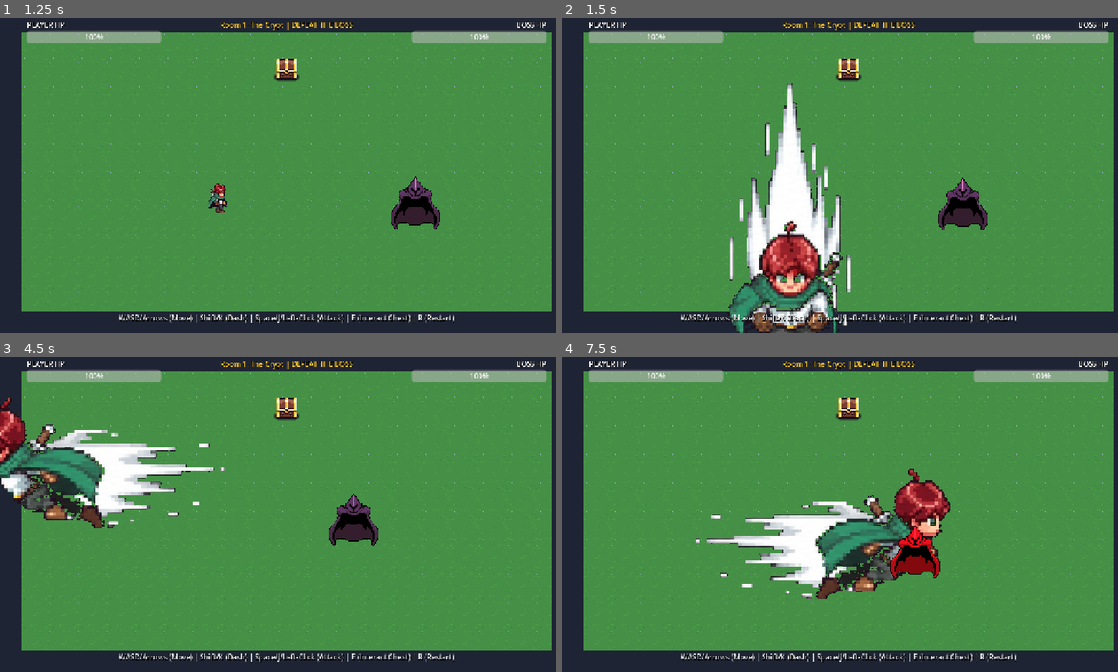
Above: before the commit, frames 1-4 (two rows, left to right).
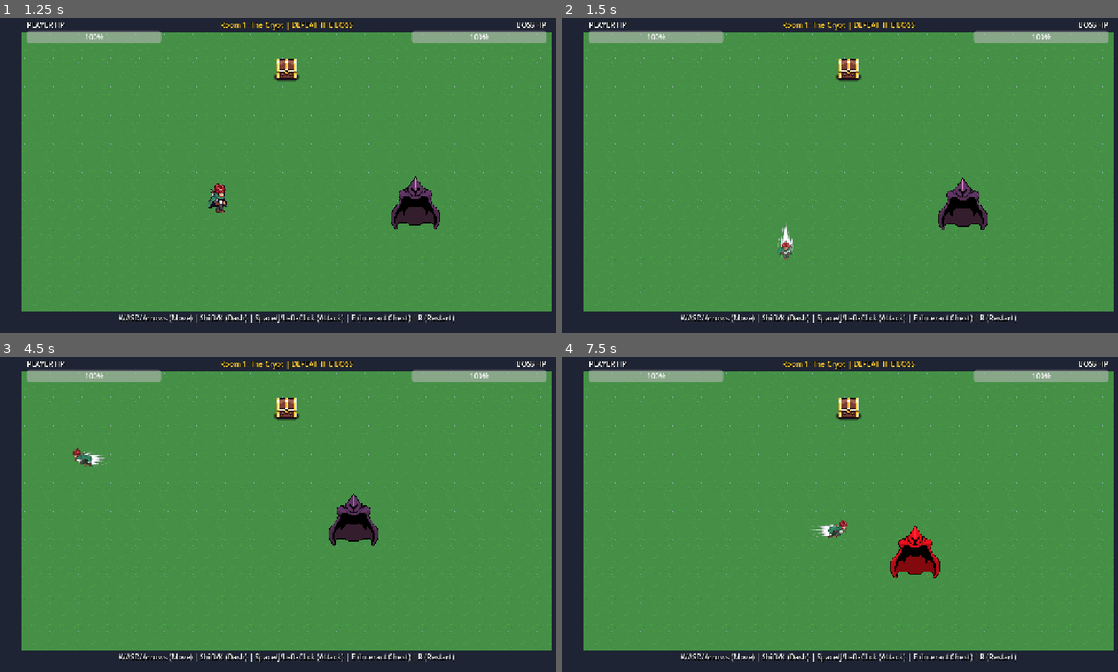
Above: after the commit, the same moments.

Repository: dakshshrivastava2025/SkillIssue.exe
Game: Godot game, scene res://scenes/main.tscn
Two runs of this game, one before a commit and one after it. Both use one fixed random seed, a clock stepped at 60 frames per second and the inputs below.
Inputs:
- Up to frame 1 (1.25 s): tap Enter at 0.5 s; hold Right (move_right) from 0.53 s (still down); tap J (attack) at 0.6 s
- Up to frame 2 (1.5 s): release Right (move_right) at 1.28 s; hold Down (move_down) from 1.28 s (still down); tap Shift (dash) at 1.35 s
- Up to frame 3 (4.5 s): release Down (move_down) at 2.03 s; hold Right (move_right) 2.03-2.78 s; tap one key every 0.75 s from 2.1 s: R E J (attack) Shift (dash); hold Up (move_up) 2.78-3.53 s; hold Left (move_left) from 3.53 s (still down)
- Up to frame 4 (7.5 s): release Left (move_left) at 5.03 s; hold Down (move_down) 5.03-5.78 s; tap one key every 0.75 s from 5.1 s: R E J (attack) Shift (dash); hold Right (move_right) 5.78-6.53 s; hold Up (move_up) 6.53-7.28 s; hold Right (move_right) from 7.28 s (still down)

Frame 1 is identical in both runs. In frame 2, 8.6% of the frame differs, in the area x 29-52%, y 20-100%; in frame 3, 6.8%; in frame 4, 7.2%.

Commit message:
Standardize dash frames to 64x64 pixel grid and update sequence to 0 -> 1 -> 2 -> 1 -> 0

Diff:
--- a/scenes/player.tscn
+++ b/scenes/player.tscn
@@ -103,7 +103,7 @@
 "texture": ExtResource("12_dsh_d1")
 }, {
 "duration": 1.0,
-"texture": ExtResource("12_dsh_d1")
+"texture": ExtResource("11_dsh_d0")
 }],
 "loop": false,
 "name": &"dash_down",
@@ -123,7 +123,7 @@
 "texture": ExtResource("15_dsh_r1")
 }, {
 "duration": 1.0,
-"texture": ExtResource("15_dsh_r1")
+"texture": ExtResource("14_dsh_r0")
 }],
 "loop": false,
 "name": &"dash_right",
@@ -143,7 +143,7 @@
 "texture": ExtResource("18_dsh_u1")
 }, {
 "duration": 1.0,
-"texture": ExtResource("18_dsh_u1")
+"texture": ExtResource("17_dsh_u0")
 }],
 "loop": false,
 "name": &"dash_up",
Binary file changed: player_frames/dash_down_0.png
Not shown, added: player_frames/dash_down_0.png.import
Binary file changed: player_frames/dash_down_1.png
Not shown, added: player_frames/dash_down_1.png.import
Binary file changed: player_frames/dash_down_2.png
Not shown, added: player_frames/dash_down_2.png.import
Binary file changed: player_frames/dash_right_0.png
Not shown, added: player_frames/dash_right_0.png.import
Binary file changed: player_frames/dash_right_1.png
Not shown, added: player_frames/dash_right_1.png.import
Binary file changed: player_frames/dash_right_2.png
Not shown, added: player_frames/dash_right_2.png.import
(and 6 more such lines)
